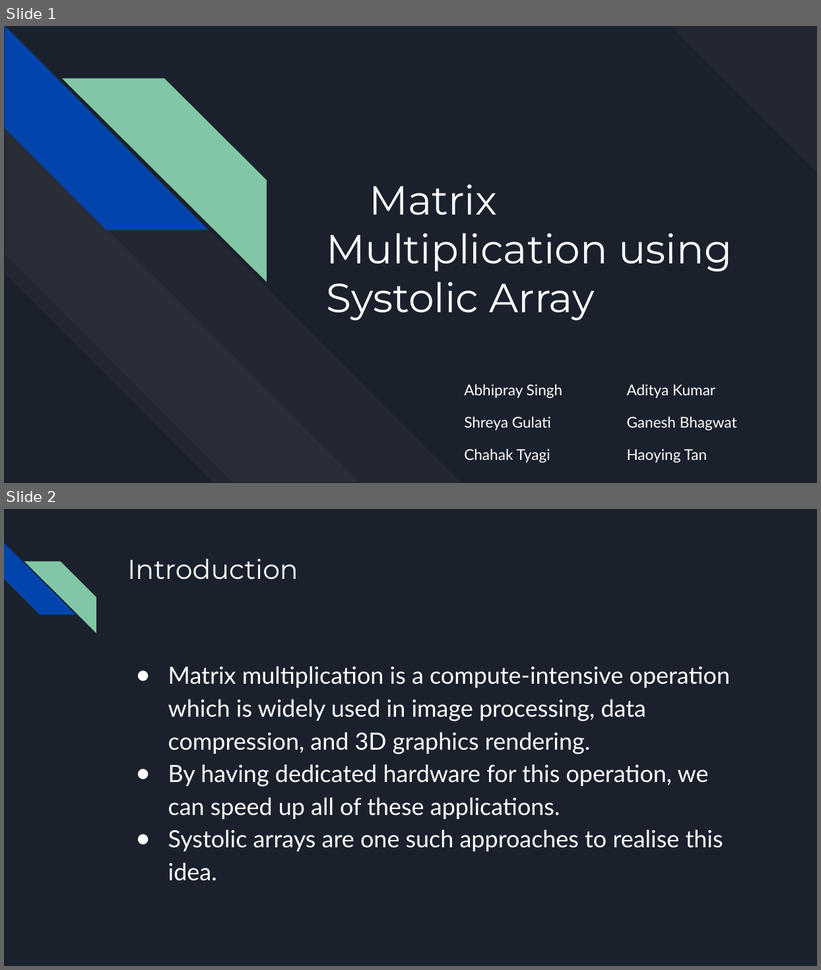
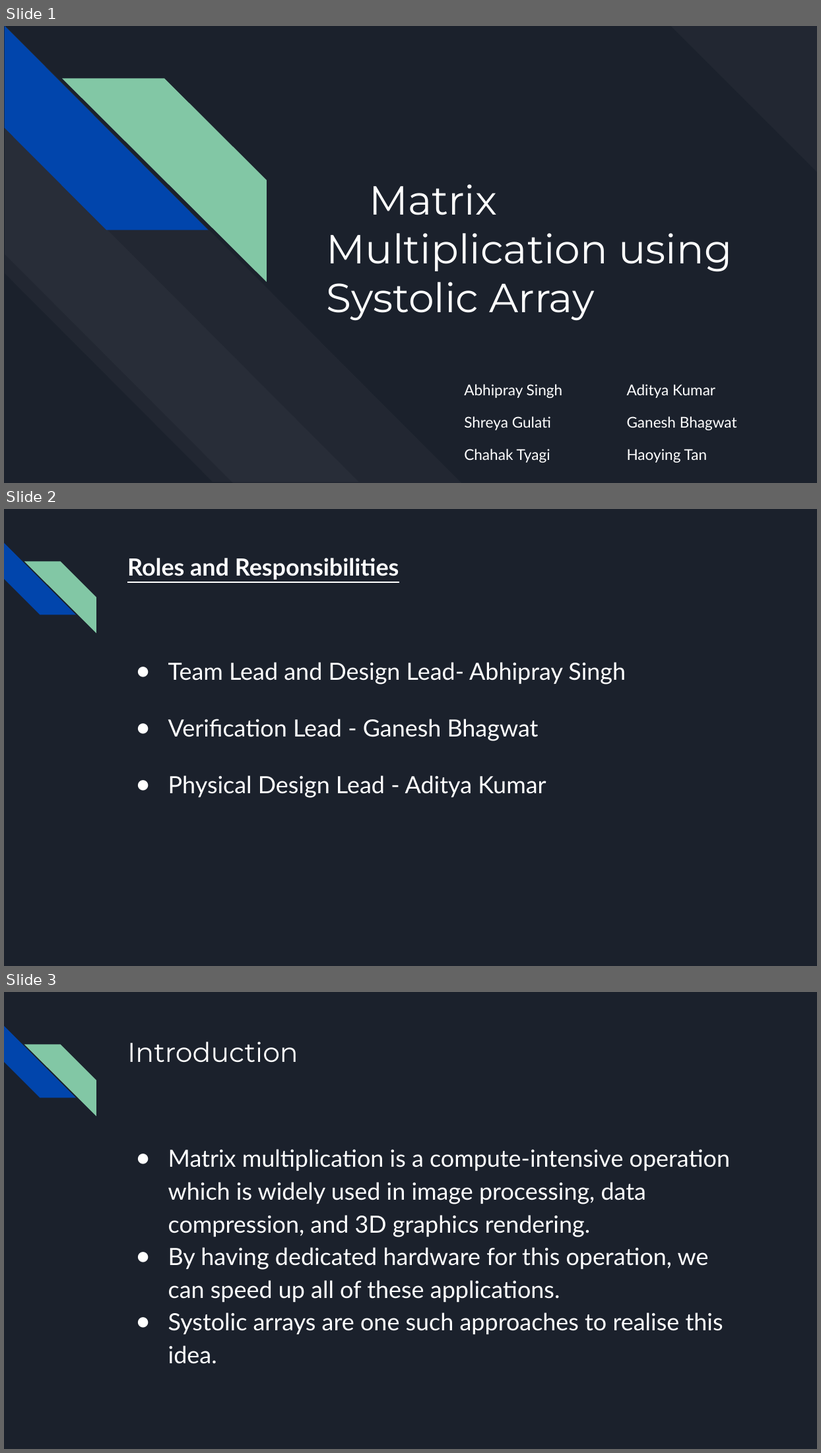
Before and after one commit to gbhagwat1/EE599-Group2, a slide deck: Team 2 Project Proposal.pptx. Shown one above the other, each under a label of ours: slides 1 and 2 before the commit, slides 1, 2 and 3 after it. The pictures are 821x970 and 821x1453 pixels, drawn with LibreOffice and Linux fonts; fonts in the diff are those of the drawing. Boxes give left, top, right and bottom in pixels: in the first picture for what was removed or moved away, otherwise in the second. Text is boxed around its words. In the diff, an @@ line names an element or a change of style, - is before the commit and + after.

```diff
--- a/Team 2 Project Proposal.pptx
+++ b/Team 2 Project Proposal.pptx
@@ slide 2 added at <box>4,509,817,966</box>, background #1B212C; not listed: 2 template elements that a slide beside it also shows @@
@@ title added at <box>127,558,399,580</box>, 21 pt, text #FFFFFF, bold, underline @@
+Roles and Responsibilities
@@ text added at <box>168,662,626,798</box>, 21 pt, text #FFFFFF @@
+● Team Lead and Design Lead- Abhipray Singh
+● Verification Lead - Ganesh Bhagwat
+● Physical Design Lead - Aditya Kumar
@@ what was slide 2 is now slide 3 @@
```
Also in this commit, not shown: 3 slides changed, 1 other slide added, 1 other file.
